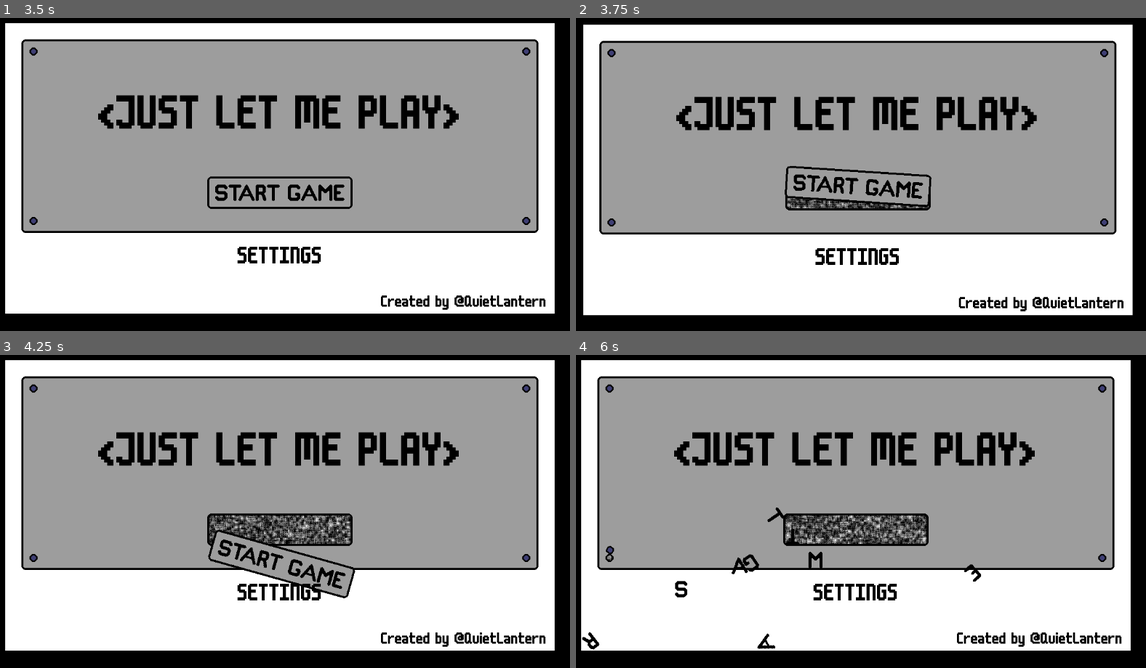
Above: before the commit, frames 1-4 (two rows, left to right).
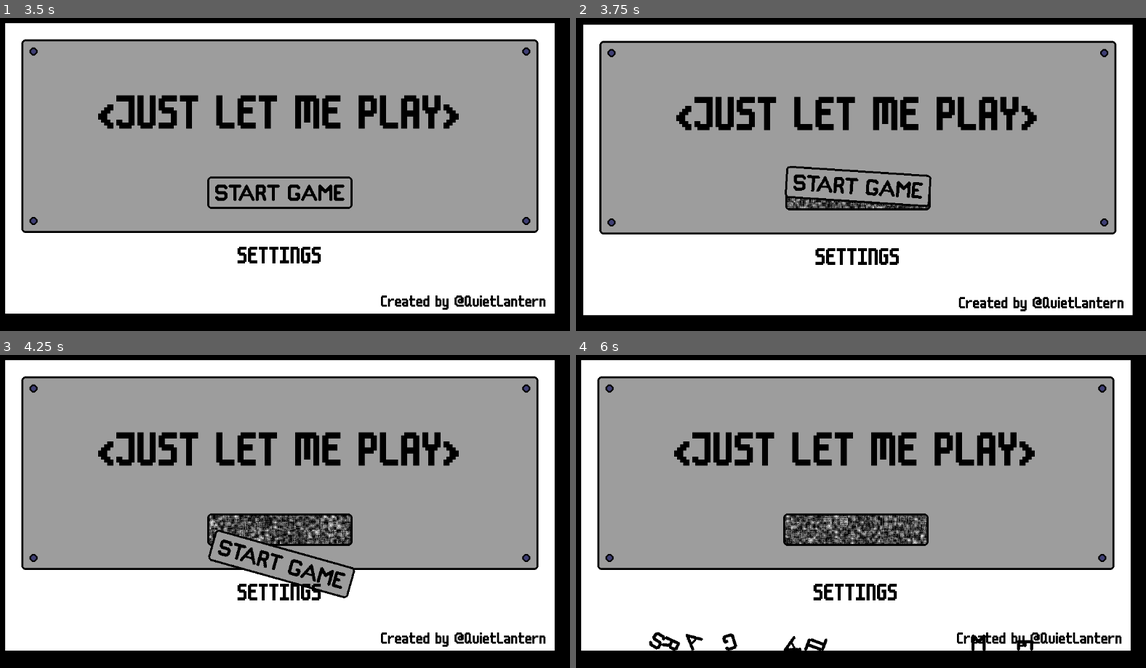
Above: after the commit, the same moments.

Repository: conor-wilson/secret-sapphire
Game: Godot game, scene res://scenes/main.tscn
Same seed, same stepped clock (60 frames per second), same inputs: the game is played once before the commit and once after it.
Inputs (mouse positions are in pixels of both pictures, inside the frame that each line leads up to):
- Up to frame 1 (3.5 s): tap Enter at 0.5 s; move the mouse to (279, 136) at 0.52 s; click (279, 136) at 0.6 s; click "SETTINGS" at 1.25 s; click "BACK" at 2 s; tap Space at 2.75 s; move the mouse to (279, 136) at 2.77 s; click (279, 136) at 2.85 s
- Up to frame 2 (3.75 s): tap Enter at 3.5 s; move the mouse to (855, 193) at 3.52 s; click (855, 193) at 3.6 s
- Up to frame 3 (4.25 s): no input
- Up to frame 4 (6 s): move the mouse to (610, 389) at 4.27 s; click (610, 389) at 4.35 s; move the mouse to (1100, 389) at 5.02 s; click (1100, 389) at 5.1 s; tap D (debugbutton) at 5.65 s; move the mouse to (610, 558) at 5.77 s; click (610, 558) at 5.85 s

Frame 1 is identical in both runs. In frame 2, 0.3% of the frame differs, in the area x 36-62%, y 57-61%; in frame 3, 1.3%; in frame 4, 2.7%, in the area x 1-81%, y 48-95%.

Commit message:
Added password functionality to SecretSettings button

Diff:
--- a/let-me-play/scenes/letter.gd
+++ b/let-me-play/scenes/letter.gd
@@ -68,10 +68,10 @@
 	var x_force:float = randf_range(-750, 750)
 	var y_force:float = randf_range(-750, 0)
 	letter_body.apply_impulse(Vector2(x_force,y_force))
-
-# TODO: This is purely for debugging. This function should be removed once it's
-# no-longer needed.
-func _input(event: InputEvent) -> void:
-	if event.is_action_pressed("debugbutton"):
-		spawn()
-		apply_random_force()
+#
+## TODO: This is purely for debugging. This function should be removed once it's
+## no-longer needed.
+#func _input(event: InputEvent) -> void:
+	#if event.is_action_pressed("debugbutton"):
+		#spawn()
+		#apply_random_force()
--- a/let-me-play/scenes/main.gd
+++ b/let-me-play/scenes/main.gd
@@ -64,9 +64,9 @@
 	DialogueManager.new_dialogue_sequence($DialogueMarkers/WhatWasThat1.position, lines)
 	DialogueManager.new_dialogue_sequence($DialogueMarkers/WhatWasThat2.position, lines)
 #
-# TODO: This is purely for debugging. This function should be removed once it's
-# no-longer needed.
-func _input(event: InputEvent) -> void:
-	if event.is_action_pressed("debugbutton"):
-		DialogueManager.stop_all_dialogue()
-		CursorManager.set_mouse_cursor(CursorManager.WRENCH)
+## TODO: This is purely for debugging. This function should be removed once it's
+## no-longer needed.
+#func _input(event: InputEvent) -> void:
+	#if event.is_action_pressed("debugbutton"):
+		#DialogueManager.stop_all_dialogue()
+		#CursorManager.set_mouse_cursor(CursorManager.WRENCH)
--- a/let-me-play/scenes/settings_menu.gd
+++ b/let-me-play/scenes/settings_menu.gd
@@ -3,7 +3,26 @@
 signal back_pressed
 signal shake_screen(strength:float, fade:float)
 
-@export var devUsername := "QuietLantern"
+# TODO: Implement a generic way to check case-insentitively
+var accepted_usernames:Array[String] = [
+	"QuietLantern",
+	"quietlantern",
+	"quietLantern",
+	"QUIETLANTERN",
+	"@QuietLantern",
+	"@quietlantern",
+	"@quietLantern",
+	"@QUIETLANTERN",
+]
+
+var accpted_passwords:Array[String] = [
+	"turtle123",
+	"Turtle123",
+	"TURTLE123",
+	"turtles123",
+	"Turtles123",
+	"TURTLES123",
+]
 
 @onready var username_box: LineEdit = $CenterContainer/MarginContainer/VBoxContainer/UsernameBox
 @onready var password_box: LineEdit = $CenterContainer/MarginContainer/VBoxContainer/PasswordBox
@@ -21,7 +40,7 @@
 	print("Username Entered: ", new_text)
 	username_box.clear()
 
-	if new_text == devUsername:
+	if _correct_input(new_text, accepted_usernames):
 		password_box.show()
 		password_box.grab_focus()
 
@@ -39,14 +58,21 @@
 		]
 		DialogueManager.stop_all_dialogue()
 		DialogueManager.new_dialogue_sequence($DialogueMarkers/WrongPasswordMarker.global_position, lines)
-		shake_screen.emit(15, 5)
+		shake_screen.emit(5, 5)
 
 func _on_password_box_text_submitted(new_text: String) -> void:
 	print("Password Entered: ", new_text)
 	password_box.clear()
 
-func _on_button_pressed() -> void:
+	if _correct_input(new_text, accpted_passwords):
+		print("CORRECT!")
+	else:
+		shake_screen.emit(5, 5)
+
+func _on_back_button_pressed() -> void:
 	back_pressed.emit()
+	username_box.release_focus()
+	password_box.release_focus()
 
 func _on_settings_icon_input_event(viewport: Node, event: InputEvent, shape_idx: int) -> void:
 	if event.is_pressed() && event.is_action("click"):
@@ -57,4 +83,14 @@
 		shake_screen.emit(5, 10)
 
 func _on_screwdriver_smash() -> void:
-	shake_screen.emit(10,5)
+	shake_screen.emit(5,5)
+
+# _correct_input returns true if the provided input string matches any of the
+# strings in the provided accpeted_strings array.
+func _correct_input(input:String, accepted_strings:Array[String]) -> bool:
+
+	for accpeted_string in accepted_strings:
+		if input == accpeted_string:
+			return true
+
+	return false
--- a/let-me-play/scenes/settings_menu.tscn
+++ b/let-me-play/scenes/settings_menu.tscn
@@ -106,18 +106,6 @@
 alignment = 1
 max_length = 10
 
-[node name="Label" type="Label" parent="CenterContainer/MarginContainer/VBoxContainer/PasswordBox"]
-layout_mode = 0
-offset_left = 386.0
-offset_top = -113.0
-offset_right = 830.0
-offset_bottom = -71.0
-rotation = 0.674616
-theme = ExtResource("4_558x5")
-theme_override_colors/font_color = Color(1, 0, 0, 1)
-theme_override_font_sizes/font_size = 32
-text = "DEMO PUZZLE COMPLETE!"
-
 [node name="BackButton" type="Button" parent="."]
 offset_left = 49.0
 offset_top = 52.0
@@ -181,6 +169,6 @@
 [connection signal="pressed" from="CenterContainer/MarginContainer/VBoxContainer/SecretSettingsButton" to="." method="_on_secret_settings_button_pressed"]
 [connection signal="text_submitted" from="CenterContainer/MarginContainer/VBoxContainer/UsernameBox" to="." method="_on_username_box_text_submitted"]
 [connection signal="text_submitted" from="CenterContainer/MarginContainer/VBoxContainer/PasswordBox" to="." method="_on_password_box_text_submitted"]
-[connection signal="pressed" from="BackButton" to="." method="_on_button_pressed"]
+[connection signal="pressed" from="BackButton" to="." method="_on_back_button_pressed"]
 [connection signal="input_event" from="InteractiveElements/SettingsIcon" to="." method="_on_settings_icon_input_event"]
 [connection signal="smash" from="InteractiveElements/Screwdriver" to="." method="_on_screwdriver_smash"]
